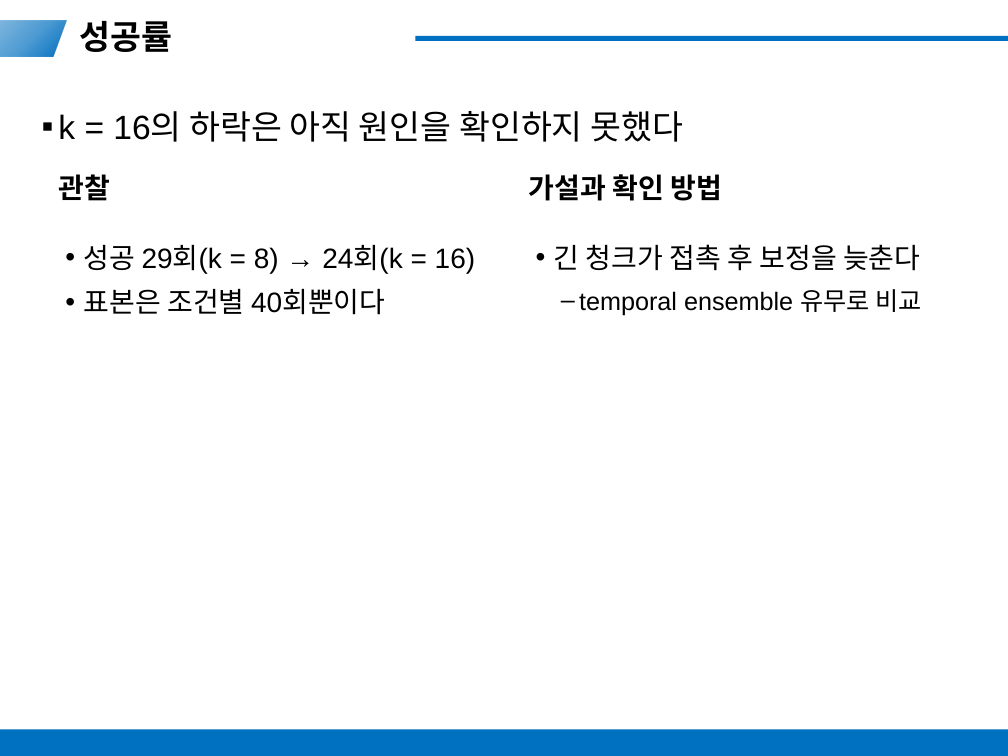
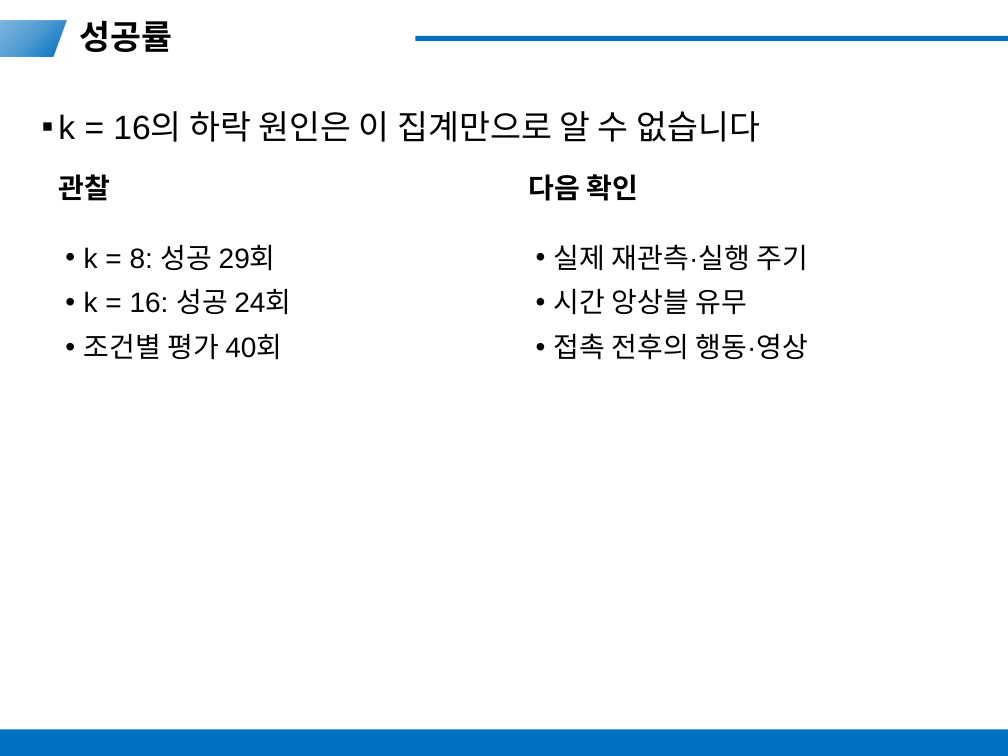
Before and after one commit to ahrism10M501/ppt_gener_harness, a slide deck: slide 15 of tasks/261011-example-il-progress/20261011_모방학습_진행_보고.pptx (slide 10 before the commit). Drawn at 1008x756 pixels with LibreOffice and Linux fonts; fonts in the diff are those of the drawing. Boxes give left, top, right and bottom in pixels: in the first picture for what was removed or moved away, otherwise in the second. Text is boxed around its words. In the diff, an @@ line names an element or a change of style, - is before the commit and + after.

```diff
--- a/tasks/261011-example-il-progress/20261011_모방학습_진행_보고.pptx
+++ b/tasks/261011-example-il-progress/20261011_모방학습_진행_보고.pptx
@@ text at <box>58,111,760,142</box>: text changed @@
-▪ k = 16의 하락은 아직 원인을 확인하지 못했다
+▪ k = 16의 하락 원인은 이 집계만으로 알 수 없습니다
@@ text at <box>529,174,639,201</box>: text changed @@
-가설과 확인 방법
+다음 확인
@@ text at <box>84,244,291,360</box>: text changed @@
-• 성공 29회(k = 8) → 24회(k = 16)
-• 표본은 조건별 40회뿐이다
+• k = 8: 성공 29회
+• k = 16: 성공 24회
+• 조건별 평가 40회
@@ text at <box>554,244,808,360</box>: text changed; size 18 to 20 pt @@
-• 긴 청크가 접촉 후 보정을 늦춘다
-  – temporal ensemble 유무로 비교
+• 실제 재관측·실행 주기
+• 시간 앙상블 유무
+• 접촉 전후의 행동·영상
```
Also in this commit, not shown: 7 other slides changed, 10 slides added, 2 slides removed, 30 other files.
